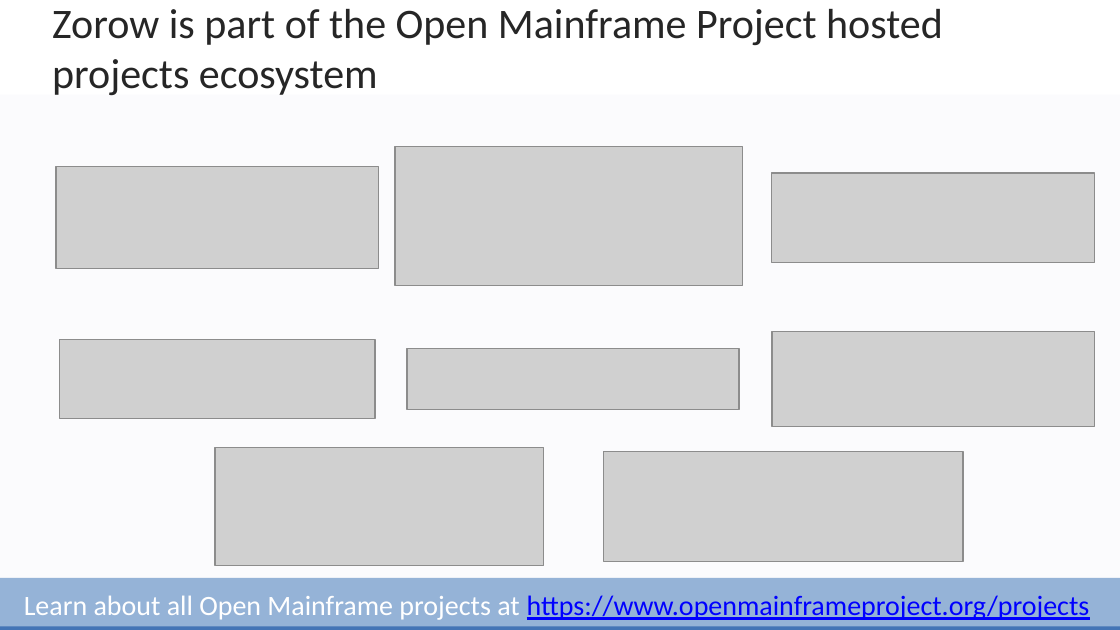
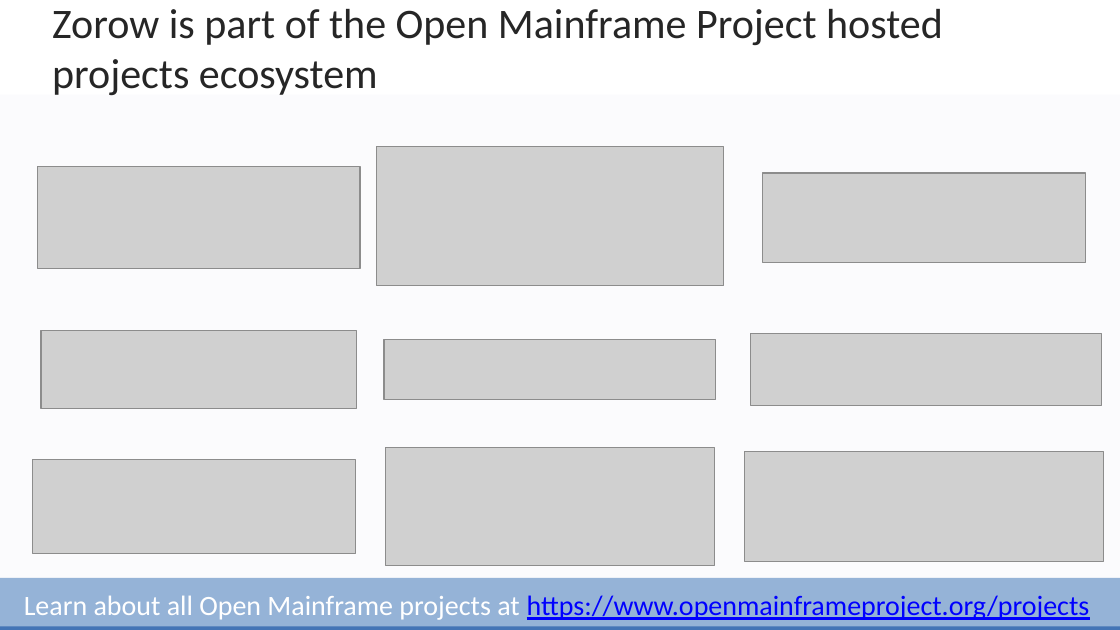
Before and after one commit to openmainframeproject/foundation, a slide deck: slide 6 of overview_deck/zorow_overview_deck.pptx. Drawn at 1120x630 pixels with LibreOffice and Linux fonts; fonts in the diff are those of the drawing; grey boxes stand for pictures; background and template pictures are left out. Boxes give left, top, right and bottom in pixels: in the first picture for what was removed or moved away, otherwise in the second. Text is boxed around its words. In the diff, an @@ line names an element or a change of style, - is before the commit and + after.

Commit message:
Update decks to add new project Polycephaly

```diff
--- a/overview_deck/zorow_overview_deck.pptx
+++ b/overview_deck/zorow_overview_deck.pptx
@@ picture: place and size @@
-picture at (395,147,743,286)
+picture at (376,147,724,286)
@@ picture: place and size @@
-picture at (56,167,379,269)
+picture at (37,167,360,269)
@@ picture: place and size @@
-picture at (772,172,1095,262)
+picture at (763,172,1086,262)
@@ picture: place and size @@
-picture at (59,340,375,419)
+picture at (41,330,357,409)
@@ picture: place and size @@
-picture at (407,349,738,410)
+picture at (384,339,716,400)
@@ picture added at (750,334,1101,405) @@
@@ picture: place and size @@
-picture at (215,447,543,566)
+picture at (385,447,713,566)
@@ picture: place and size @@
-picture at (772,332,1094,426)
+picture at (32,459,355,553)
@@ picture: place and size @@
-picture at (604,451,963,561)
+picture at (745,451,1104,561)
```
Also in this commit, not shown: 3 other files.
